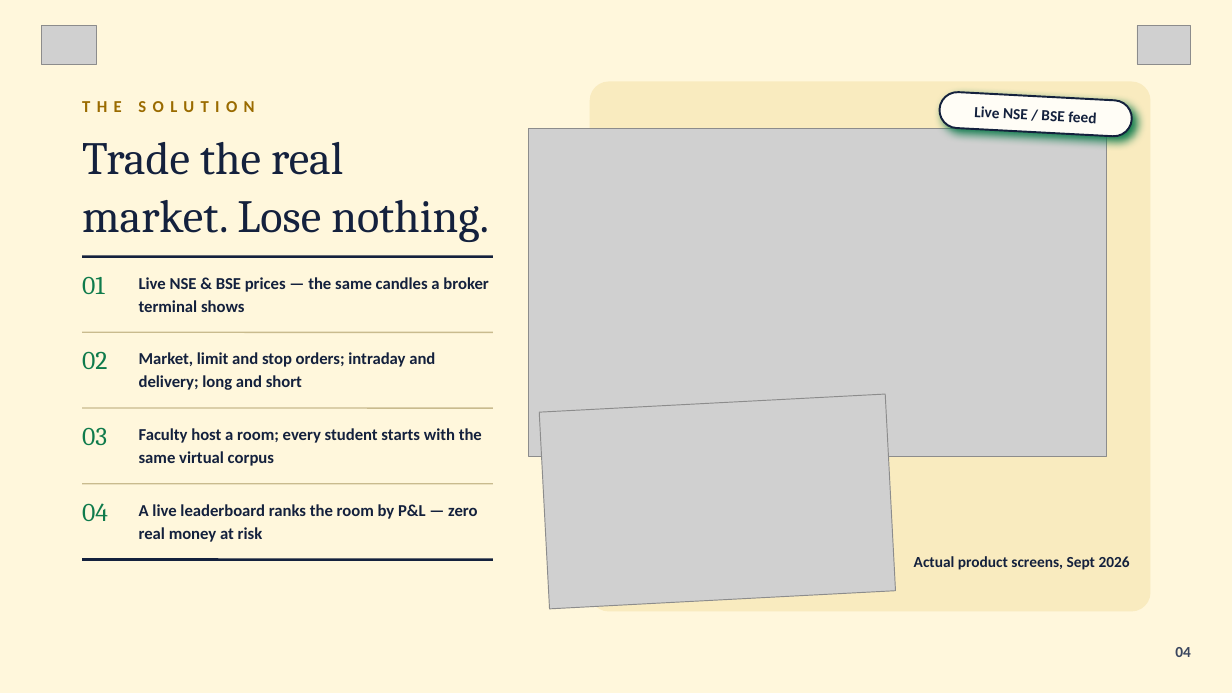
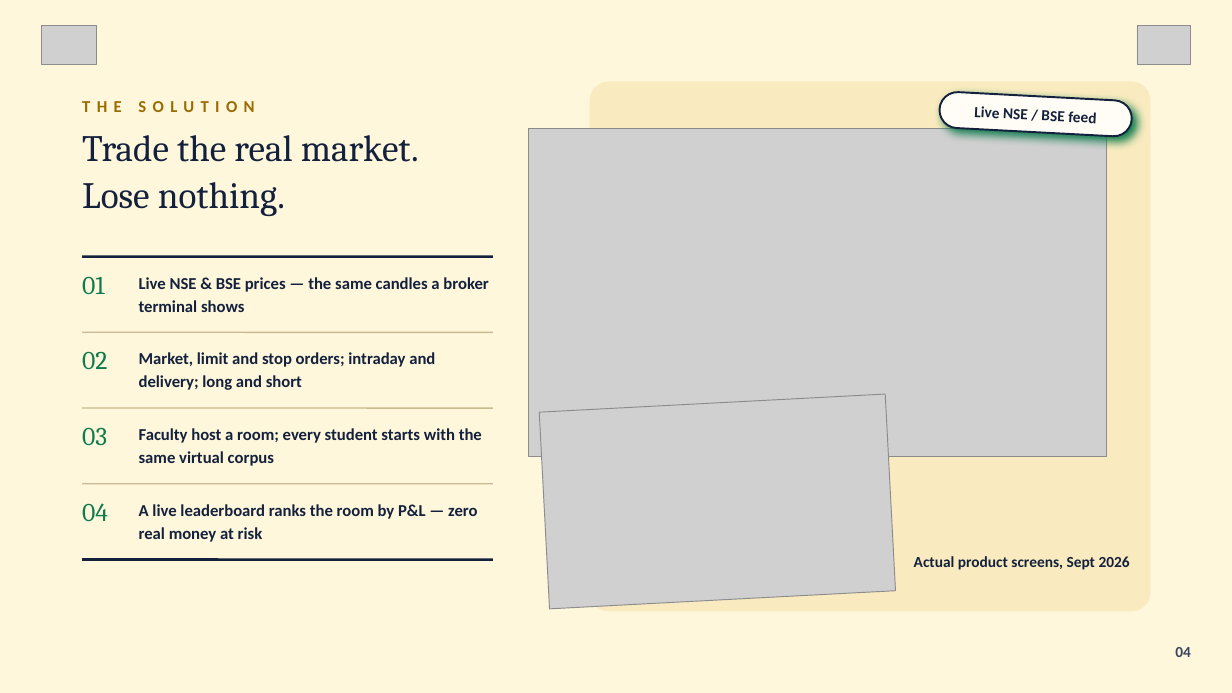
Before and after one commit to DeepanIsCool/tradesim-pitch, a slide deck: slide 4 of TradeSim_IIM_Calcutta_Pitch.pptx. Drawn at 1232x693 pixels with LibreOffice and Linux fonts; fonts in the diff are those of the drawing; grey boxes stand for pictures. Boxes give left, top, right and bottom in pixels: in the first picture for what was removed or moved away, otherwise in the second. Text is boxed around its words. In the diff, an @@ line names an element or a change of style, - is before the commit and + after.

```diff
--- a/TradeSim_IIM_Calcutta_Pitch.pptx
+++ b/TradeSim_IIM_Calcutta_Pitch.pptx
@@ text "Trade the real market. Lose ..." at bbox=[82, 135, 419, 216]: size 36 to 29 pt @@
```
Also in this commit, not shown: 3 other slides changed.
